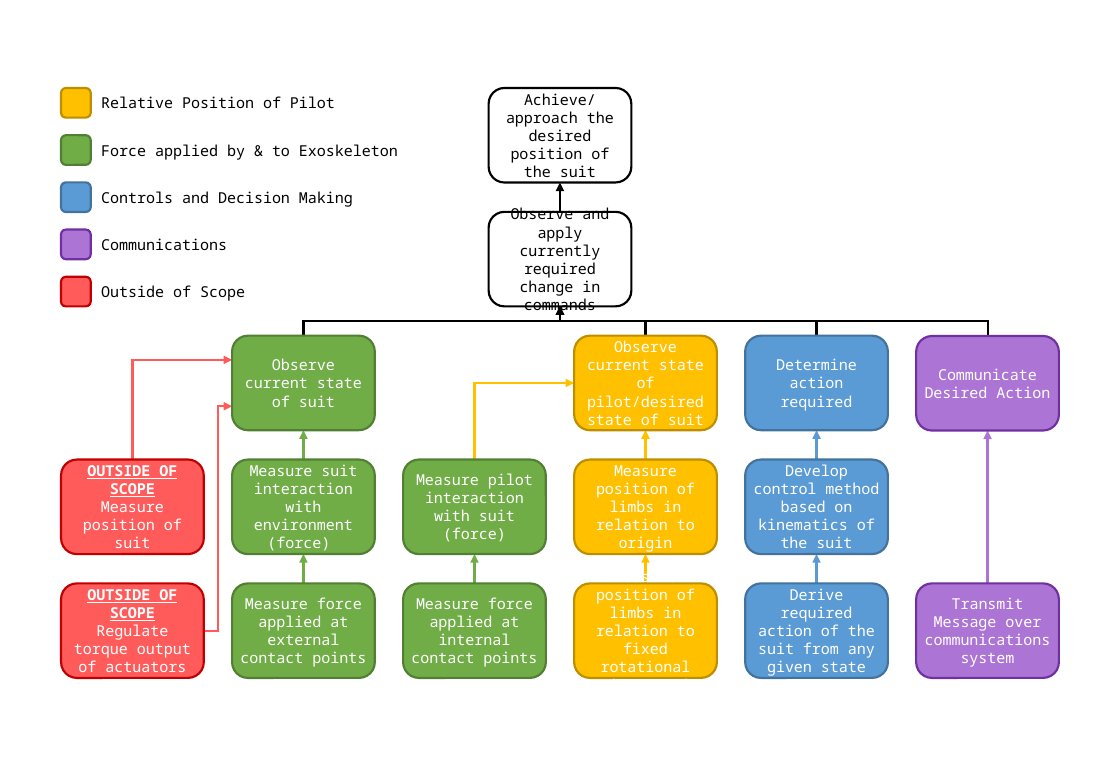
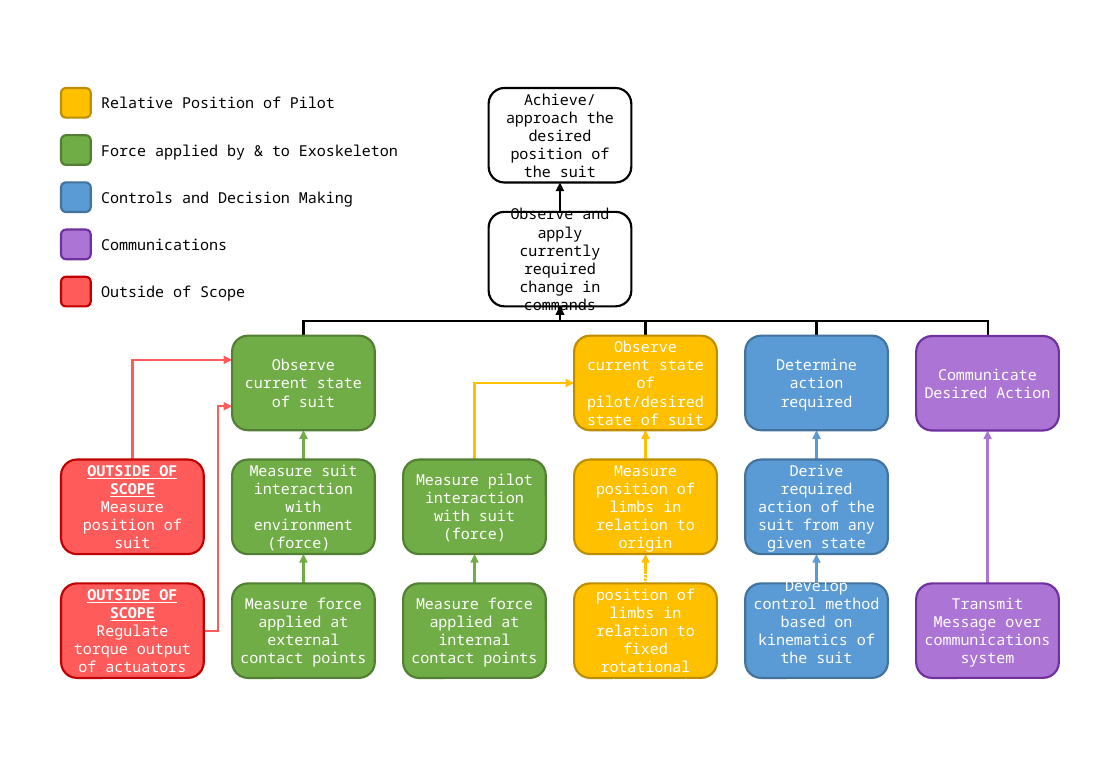
Before and after one commit to samuelwilliams413/METR4901, a slide deck: slide 1 of Documentation/FuncDecomp.pptx. Drawn at 1120x775 pixels with LibreOffice and Linux fonts; fonts in the diff are those of the drawing. Boxes give left, top, right and bottom in pixels: in the first picture for what was removed or moved away, otherwise in the second. Text is boxed around its words. In the diff, an @@ line names an element or a change of style, - is before the commit and + after.

```diff
--- a/Documentation/FuncDecomp.pptx
+++ b/Documentation/FuncDecomp.pptx
@@ text in rounded rectangle at [758,464,875,554]: text changed @@
-Develop control method based on kinematics of the suit
+Derive required action of the suit from any given state
@@ text in rounded rectangle at [754,577,879,663]: text changed @@
-Derive required action of the suit from any given state
+Develop control method based on kinematics of the suit
```
Also in this commit, not shown: 4 other files.
